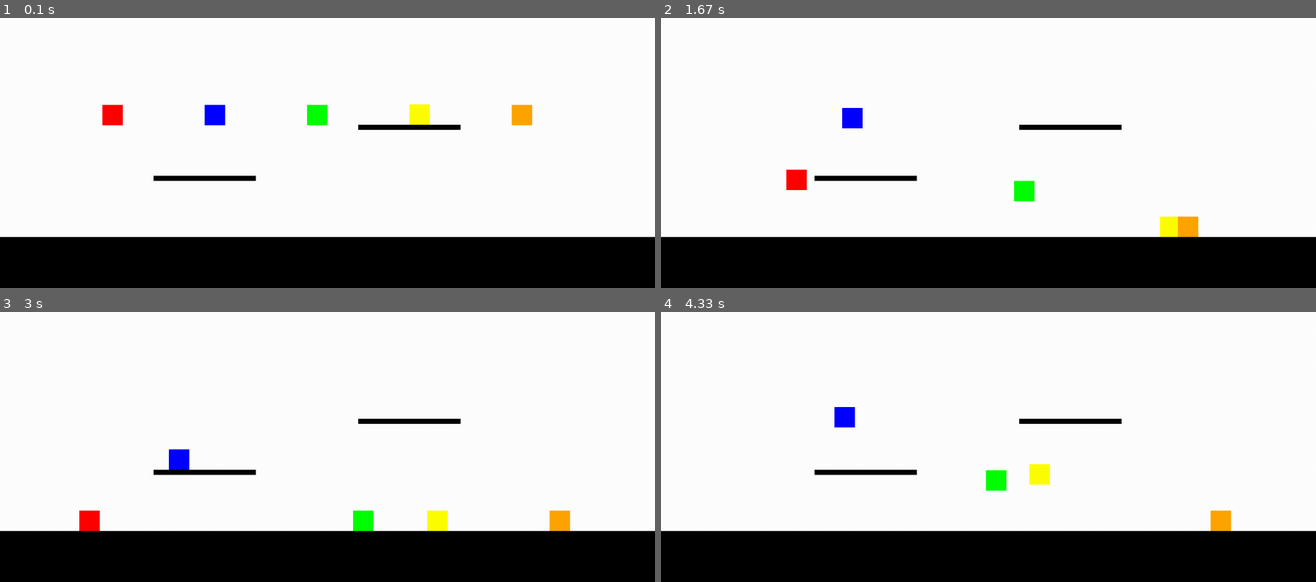
Above: before the commit, frames 1-4 (two rows, left to right).
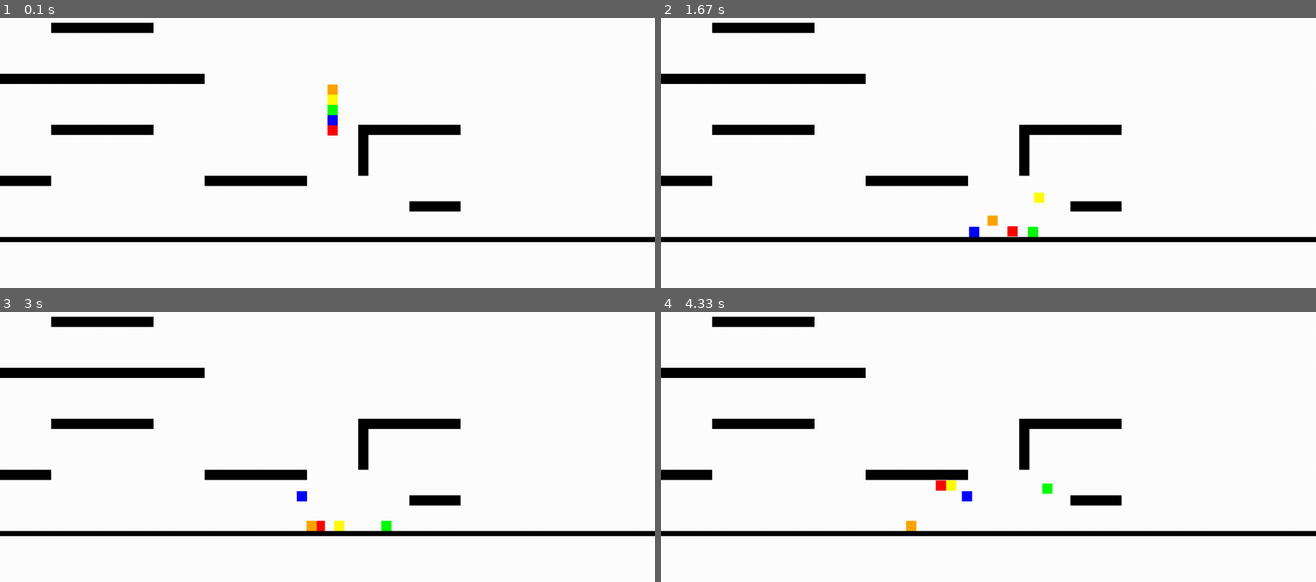
Above: after the commit, the same moments.

Repository: lambo-n/thecoderschool-pygames
Game: pygame game, started from tag.py
The game is run twice, just before and just after one commit, with the same random seed, the same clock (stepped at 60 frames per second) and the same inputs.
Inputs:
- Up to frame 1 (0.1 s): no input
- Up to frame 2 (1.67 s): hold Right 0.33-0.8 s; hold L 0.83-1.13 s; hold Up 0.83-1.13 s; hold W 0.83-1.13 s; tap F at 0.9, 1.23, 1.57 s; tap T at 0.98 s; hold Up 1.17-1.47 s; hold W 1.17-1.47 s; tap I at 1.32 s; hold Right from 1.5 s (still down); hold D from 1.5 s (still down)
- Up to frame 3 (3 s): tap F at 1.87, 2.07, 2.37, 2.97 s; release Right at 1.97 s; release D at 1.97 s; hold Left 2-2.53 s; hold A 2-2.53 s; tap T at 2.15 s; tap Enter at 2.57 s; hold H from 2.9 s (still down); hold Left from 2.9 s (still down); hold A from 2.9 s (still down)
- Up to frame 4 (4.33 s): tap F at 3.27, 3.4, 3.7, 3.83, 4.23 s; release H at 3.3 s; release Left at 3.3 s; release A at 3.3 s; hold Left 3.33-3.73 s; hold A 3.33-3.73 s; tap T at 3.48 s; hold Up 3.77-4.13 s; hold W 3.77-4.13 s; tap I at 3.92 s; hold Right from 4.17 s (still down); hold D from 4.17 s (still down)

The runs differ from the first frame. In frame 1, 23% of the frame differs, in the area x 0-100%, y 1-100%; in frame 2, 23%; in frame 3, 23%; in frame 4, 23%.

Commit message:
Update player dimensions and movement mechanics
Refactor player and platform properties for better control and organization.

Diff:
--- a/tag.py
+++ b/tag.py
@@ -8,14 +8,17 @@
 running = True
 dt = 0
 
-PLAYER_HEIGHT = 40
-PLAYER_WIDTH = 40
-
-player1_pos = pygame.Vector2(200, screen.get_height() / 2)
-player2_pos = pygame.Vector2(400, screen.get_height() / 2)
-player3_pos = pygame.Vector2(600, screen.get_height() / 2)
-player4_pos = pygame.Vector2(800, screen.get_height() / 2)
-player5_pos = pygame.Vector2(1000, screen.get_height() / 2)
+PLAYER_HEIGHT = 20
+PLAYER_WIDTH = 20
+PLAYER_MOVEMENT_SPEED = 250
+PLAYER_JUMP_HEIGHT = 300
+PLAYER_GRAVITY = 550
+
+player1_pos = pygame.Vector2(screen.get_width() / 2, screen.get_height() / 2)
+player2_pos = pygame.Vector2(screen.get_width() / 2, screen.get_height() / 2)
+player3_pos = pygame.Vector2(screen.get_width() / 2, screen.get_height() / 2)
+player4_pos = pygame.Vector2(screen.get_width() / 2, screen.get_height() / 2)
+player5_pos = pygame.Vector2(screen.get_width() / 2, screen.get_height() / 2)
 
 player_positions = [player1_pos,
                     player2_pos,
@@ -35,11 +38,25 @@
                      player4_velocity,
                      player5_velocity]
 
-floorBase = pygame.Rect(0, screen.get_height() - 100, screen.get_width(), 100)
-platform1 = pygame.Rect(300, 500, 200, 10)
-platform2 = pygame.Rect(700, 400, 200, 10)
-
-platforms = [floorBase, platform1, platform2]
+floorBase = pygame.Rect(0, screen.get_height() - 100, screen.get_width(), 10)
+
+platform1 = pygame.Rect(400, 500, 200, 20)
+
+platform2 = pygame.Rect(700, 400, 200, 20)
+
+platform3 = pygame.Rect(0, 300, 400, 20)
+
+platform4 = pygame.Rect(100, 400, 200, 20)
+
+platform5 = pygame.Rect(700, 400, 20, 100)
+
+platform6 = pygame.Rect(0, 500, 100, 20)
+
+platform7 = pygame.Rect(100, 200, 200, 20)
+
+platform8 = pygame.Rect(800, 550, 100, 20)
+
+platforms = [floorBase, platform1, platform2, platform3, platform4, platform5, platform6, platform7, platform8]
 
 while running:
     # poll for events
@@ -51,18 +68,24 @@
     # fill the screen with a color to wipe away anything from last frame
     screen.fill("white")
 
+    # pygame.draw.circle(screen, "red", player1_pos, 40)
+    # pygame.draw.circle(screen, "blue", player2_pos, 40)
+    # pygame.draw.circle(screen, "green", player3_pos, 40)
+    # pygame.draw.circle(screen, "yellow", player4_pos, 40)
+    # pygame.draw.circle(screen, "orange", player5_pos, 40)
+
+
     pygame.draw.rect(screen, "red", (player1_pos.x, player1_pos.y, PLAYER_WIDTH, PLAYER_HEIGHT))
     pygame.draw.rect(screen, "blue", (player2_pos.x, player2_pos.y, PLAYER_WIDTH, PLAYER_HEIGHT))
     pygame.draw.rect(screen, "green", (player3_pos.x, player3_pos.y, PLAYER_WIDTH, PLAYER_HEIGHT))
     pygame.draw.rect(screen, "yellow", (player4_pos.x, player4_pos.y, PLAYER_WIDTH, PLAYER_HEIGHT))
     pygame.draw.rect(screen, "orange", (player5_pos.x, player5_pos.y, PLAYER_WIDTH, PLAYER_HEIGHT))
 
-
     for platform in platforms:
         pygame.draw.rect(screen, "black", platform)
 
     for i in range(len(player_velocities)):
-        player_velocities[i] += 475 * dt
+        player_velocities[i] += PLAYER_GRAVITY * dt
 
     for i in range(len(player_positions)):
         prev_bottom = player_positions[i].y + PLAYER_HEIGHT
@@ -70,12 +93,20 @@
 
         player_rect = pygame.Rect(player_positions[i].x, player_positions[i].y, PLAYER_WIDTH, PLAYER_HEIGHT)
         for platform in platforms:
-            if player_rect.colliderect(platform) and player_velocities[i] >= 0 and prev_bottom <= platform.y + 1:
-                player_positions[i].y = platform.y - PLAYER_HEIGHT
-                player_velocities[i] = 0
-                player_rect.y = player_positions[i].y
-
-
+            if player_rect.colliderect(platform):
+                if player_velocities[i] >= 0 and player_rect.bottom - platform.top <= 20:
+                    player_positions[i].y = platform.y - PLAYER_HEIGHT
+                    player_velocities[i] = 0
+                    player_rect.y = player_positions[i].y
+                elif player_velocities[i] < 0 and platform.bottom - player_rect.top <= 20:
+                    player_rect.top = platform.bottom
+                    player_positions[i].y = player_rect.y
+                    player_velocities[i] = -player_velocities[i] * 0.3
+                else:
+                    if player_rect.centerx < platform.centerx:
+                        player_rect.right = platform.left
+                    else: player_rect.left = platform.right
+                player_positions[i].x = player_rect.x
 
     # Player-to-player collisions
     for i in range(len(player_positions)):
@@ -115,7 +146,7 @@
                                 player_velocities[pi] = 0
                                 p_rect.y = player_positions[pi].y
 
-    # Check which players are on a platform or on top of another player
+
     on_ground = []
     for i in range(len(player_positions)):
         check_rect = pygame.Rect(player_positions[i].x, player_positions[i].y + 1, PLAYER_WIDTH, PLAYER_HEIGHT)
@@ -127,43 +158,44 @@
             player_positions[i].x < player_positions[j].x + PLAYER_WIDTH
             for j in range(len(player_positions))
         )
+
         on_ground.append(on_platform or on_player)
 
     keys = pygame.key.get_pressed()
     if keys[pygame.K_w] and on_ground[0]:
-        player_velocities[0] = -300
+        player_velocities[0] = -PLAYER_JUMP_HEIGHT
     if keys[pygame.K_a]:
-        player1_pos.x -= 300 * dt
+        player1_pos.x -= PLAYER_MOVEMENT_SPEED * dt
     if keys[pygame.K_d]:
-        player1_pos.x += 300 * dt
+        player1_pos.x += PLAYER_MOVEMENT_SPEED * dt
 
     if keys[pygame.K_t] and on_ground[1]:
-        player_velocities[1] = -300
+        player_velocities[1] = -PLAYER_JUMP_HEIGHT
     if keys[pygame.K_f]:
-        player2_pos.x -= 300 * dt
+        player2_pos.x -= PLAYER_MOVEMENT_SPEED * dt
     if keys[pygame.K_h]:
-        player2_pos.x += 300 * dt
+        player2_pos.x += PLAYER_MOVEMENT_SPEED * dt
 
     if keys[pygame.K_i] and on_ground[2]:
-        player_velocities[2] = -300
+        player_velocities[2] = -PLAYER_JUMP_HEIGHT
     if keys[pygame.K_j]:
-        player3_pos.x -= 300 * dt
+        player3_pos.x -= PLAYER_MOVEMENT_SPEED * dt
     if keys[pygame.K_l]:
-        player3_pos.x += 300 * dt
+        player3_pos.x += PLAYER_MOVEMENT_SPEED * dt
 
     if keys[pygame.K_UP] and on_ground[3]:
-        player_velocities[3] = -300
+        player_velocities[3] = -PLAYER_JUMP_HEIGHT
     if keys[pygame.K_LEFT]:
-        player4_pos.x -= 300 * dt
+        player4_pos.x -= PLAYER_MOVEMENT_SPEED * dt
     if keys[pygame.K_RIGHT]:
-        player4_pos.x += 300 * dt
+        player4_pos.x += PLAYER_MOVEMENT_SPEED * dt
 
     if keys[pygame.K_LEFTBRACKET] and on_ground[4]:
-        player_velocities[4] = -300
+        player_velocities[4] = -PLAYER_JUMP_HEIGHT
     if keys[pygame.K_SEMICOLON]:
-        player5_pos.x -= 300 * dt
+        player5_pos.x -= PLAYER_MOVEMENT_SPEED * dt
     if keys[pygame.K_RETURN]:
-        player5_pos.x += 300 * dt
+        player5_pos.x += PLAYER_MOVEMENT_SPEED * dt
 
 
 
